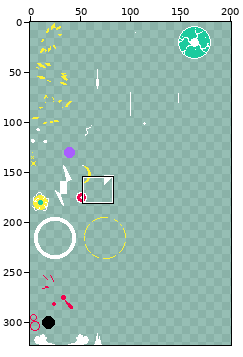
Pixel-art file, stored at artfiles/tx_particles.ase. Above: a wide view before the commit, with the close-up outlined.
Close-up. The starting point:
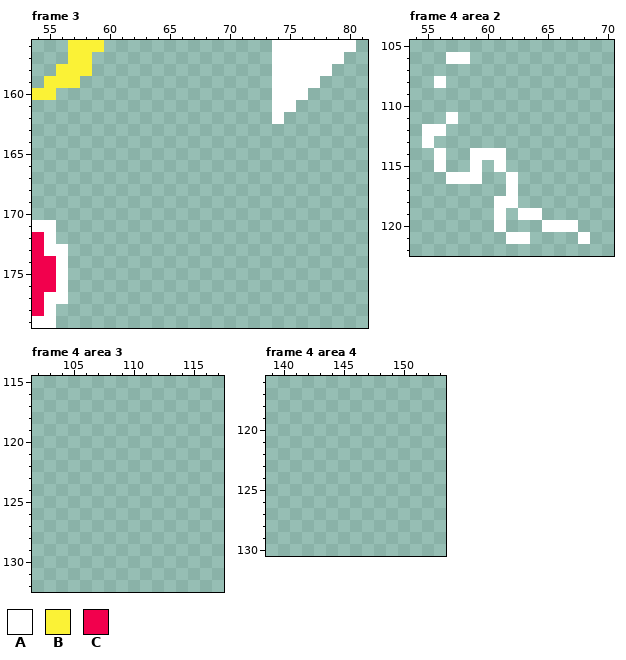
210x323 pixels, 10 frames. Shown: frame 3: x 54..81, y 156..179; frame 4 area 2: x 54..70, y 105..122; frame 4 area 3: x 102..117, y 115..132; frame 4 area 4: x 139..153, y 116..130. The wide view leaves out empty margins. The commit also changed other frames or places, which this record leaves out.
Palette (. is transparent): A #ffffff  B #fbf236  C #f2004d
Pixels before, frame 3, first column x 54:
156 ...BBB..............AAAAAAA
157 ...BB...............AAAAAA.
158 ..BBB...............AAAAA..
159 .BBB................AAAA...
160 BB..................AAA....
161 ....................AA.....
162 ....................A......
163 ...........................
164 ...........................
165 ...........................
166 ...........................
167 ...........................
168 ...........................
169 ...........................
170 ...........................
171 AA.........................
172 CA.........................
173 CAA........................
174 CCA........................
175 CCA........................
176 CCA........................
177 CAA........................
178 CA.........................
179 AA.........................
Pixels before, frame 4 area 2, first column x 55:
106 ..AA..........
107 ..............
108 .A............
109 ..............
110 ..............
111 ..A...........
112 AA............
113 A.............
114 .A..AAA.......
115 .A..A.A.......
116 ..AAA..A......
117 .......A......
118 ......AA......
119 ......A.AA....
120 ......A...AAA.
121 .......AA....A
After:
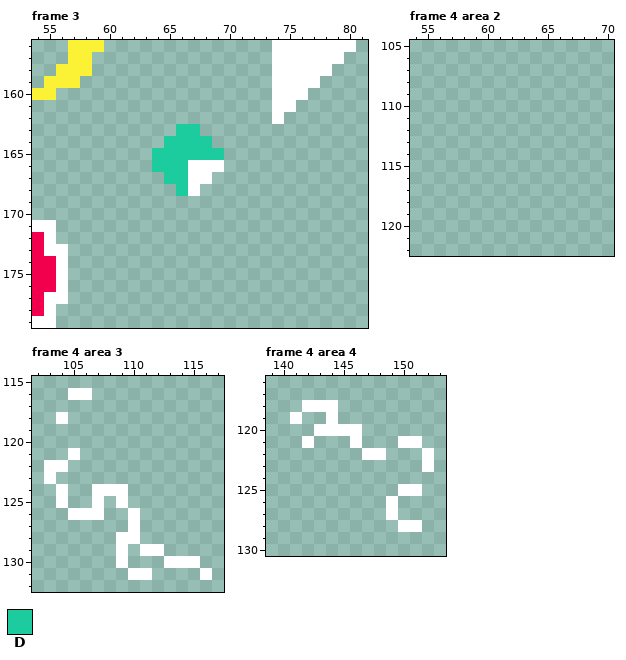
Colours new in this view: D #1ccb9e
Change:
Changed rows in their new state; - is an unchanged pixel.
Frame 3, layer "Layer 6":
first column x 64:
163 --DD--
164 -DDDD-
165 DDDDDD
166 DDDAAA
167 -DDAA-
168 --DA--
Frame 4 area 2, layer "Layer 6":
first column x 55:
106 --..----------
108 -.------------
111 --.-----------
112 ..------------
113 .-------------
114 -.--...-------
115 -.--.-.-------
116 --...--.------
117 -------.------
118 ------..------
119 ------.-..----
120 ------.---...-
121 -------..----.
Frame 4 area 3, layer "Layer 6":
first column x 103:
116 --AA----------
118 -A------------
121 --A-----------
122 AA------------
123 A-------------
124 -A--AAA-------
125 -A--A-A-------
126 --AAA--A------
127 -------A------
128 ------AA------
129 ------A-AA----
130 ------A---AAA-
131 -------AA----A
Frame 4 area 4, layer "Layer 6":
first column x 141:
118 -AAA--------
119 A--A--------
120 --AAAA------
121 -A---A---AA-
122 ------AA---A
123 -----------A
125 ---------AA-
126 --------A---
127 --------A---
128 ---------AA-
Boxes around the changes in both close-ups, in picture pixels (x1, y1, x2, y2):
added: (152, 124, 224, 196)
erased: (422, 52, 590, 244)
added: (44, 388, 212, 580)
added: (290, 400, 434, 532)
